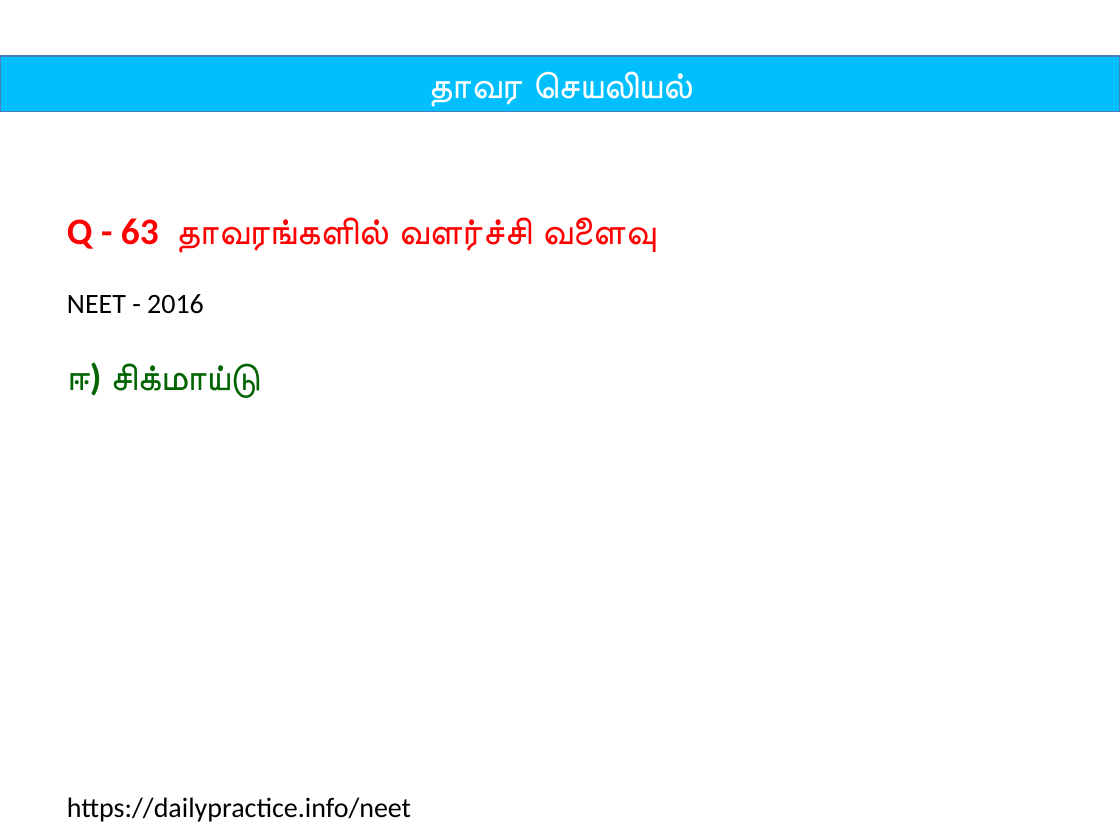
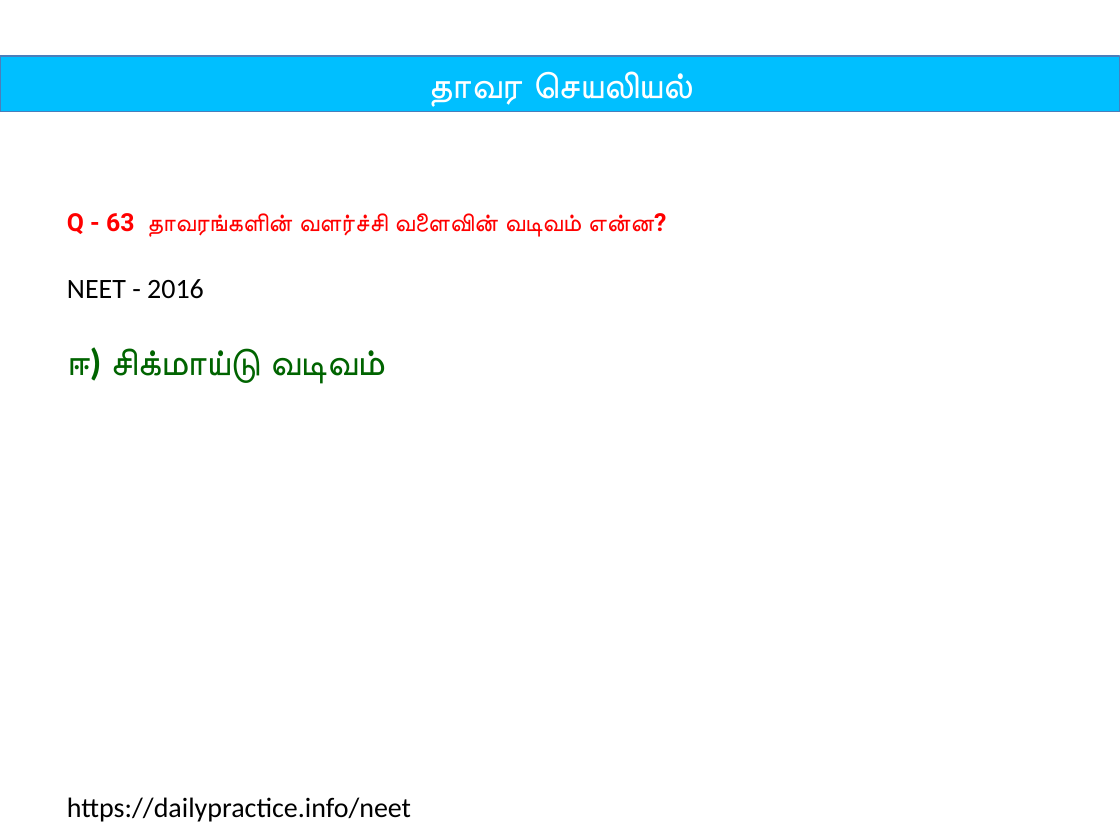
Before and after one commit to tvmani/tvmani.github.io, a slide deck: slide 127 of tamil_biology/unit_05_plant_physiology.pptx. Drawn at 1120x840 pixels with LibreOffice and Linux fonts; fonts in the diff are those of the drawing. Boxes give left, top, right and bottom in pixels: in the first picture for what was removed or moved away, otherwise in the second. Text is boxed around its words. In the diff, an @@ line names an element or a change of style, - is before the commit and + after.

```diff
--- a/tamil_biology/unit_05_plant_physiology.pptx
+++ b/tamil_biology/unit_05_plant_physiology.pptx
@@ text at (x1=67, y1=213, x2=666, y2=237): text changed; size 24 to 16 pt; font Calibri to Roboto @@
-Q - 63 தாவரங்களில் வளர்ச்சி வளைவு
+Q - 63 தாவரங்களின் வளர்ச்சி வளைவின் வடிவம் என்ன?
@@ text at (x1=67, y1=347, x2=380, y2=384): text changed @@
-ஈ) சிக்மாய்டு
+ஈ) சிக்மாய்டு வடிவம்
```
Also in this commit, not shown: 39 other slides changed, 2 other files.
